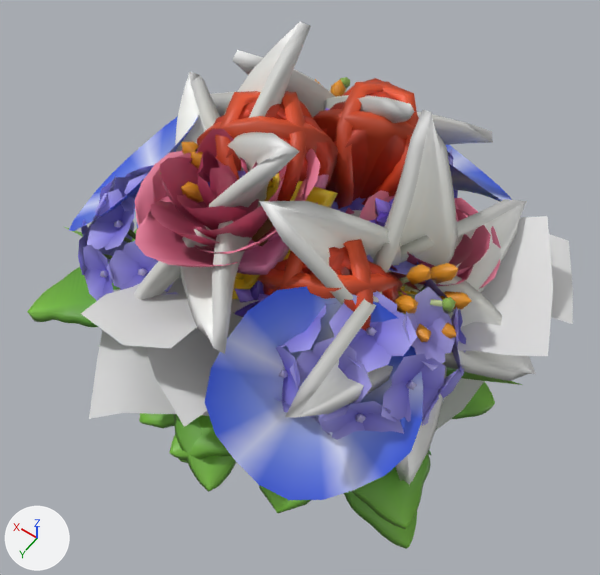
Two versions of the glTF model proto3d/tex/flowers.glb, one commit apart.
The view is the same before and after, from a 50 mm lens placed at (-0.382, 0.536, 1.053), pointed at (-0.011, 0.015, 0.235). The axes (+X, +Y, +Z) are drawn at lower left. The lights are the same throughout. The picture after the commit comes second. Vertices at exactly the same position are counted once.

Names of what the first picture shows: 'F0', 'F1', 'F2', 'F3', 'F4', 'F5', 'F6', 'F9_leaf', 'F9_petal' and 1 more.
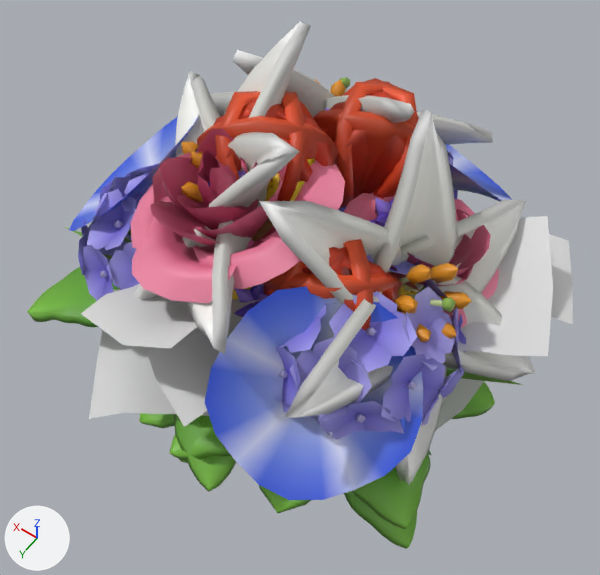
Location of each change, (x1, y1, x2, y2) in pixels of the pictures (600 x 575 px; the box of a moved part takes in the faces that stretch with it):
'F9_petal', reshaped: before (135, 129, 500, 295); after (130, 129, 499, 329)
part 1 of me_f9_petal, moved or reshaped: before (135, 149, 320, 267); after (130, 160, 345, 303)
part 2 of me_f9_petal, moved or reshaped (mostly hidden): before (360, 190, 500, 295); after (344, 192, 499, 329)
'F5', unchanged, covered by the edit: before (237, 175, 355, 275); after (247, 210, 340, 248)

Diff of the bpy script that builds the scene:
```diff
--- a/proto3d/tex/flowers.glb.py
+++ b/proto3d/tex/flowers.glb.py
@@ me_f9_petal @@
 # used by ob_f9_petal; location = (0.0, 0.0, 0.0)
-me_f9_petal.from_pydata(...)  # 2464 vertices, 3696 faces; spans x -0.222..0.139, y -0.128..0.19, z 0.281..0.484
+me_f9_petal.from_pydata(...)  # 2464 vertices, 3696 faces; spans x -0.228..0.151, y -0.142..0.205, z 0.281..0.484
+# me_f9_petal part 1: 105 of 2464 vertices moved; they spanned x -0.056..0.139, y -0.013..0.19, z 0.397..0.458 and now span x -0.081..0.151, y -0.037..0.205, z 0.364..0.438; mean shift (-0.003, -0.003, -0.016); largest move (-0.018, 0.144, 0.428) -> (-0.038, 0.153, 0.396)
+# me_f9_petal part 2: 105 of 2464 vertices moved; they spanned x -0.222..-0.066, y -0.128..0.05, z 0.316..0.384 and now span x -0.228..-0.042, y -0.142..0.065, z 0.289..0.366; mean shift (0.005, -0.001, -0.014); largest move (-0.217, -0.046, 0.327) -> (-0.224, -0.048, 0.294)
 me_f9_petal.materials.append(mat_defaultmaterial_010)
```
